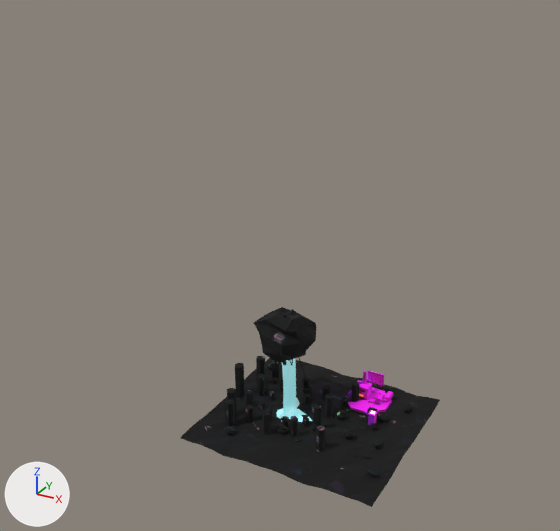
The Blender file blender/skills-landmark-bake.blend as it was, and as the next commit left it.
Both versions are drawn from a 50 mm lens placed at (38.0, -76.9, 59.2), pointed at (-3.7, -0.9, 21.3). The lights are fixed; the arrows at lower left show +X, +Y and +Z. The first picture is the older version.

In view in the first picture: 'skl_forge_merged', 'skl_ground_merged', 'skl_organics_merged', 'skl_waterfall_main' and 3 more.
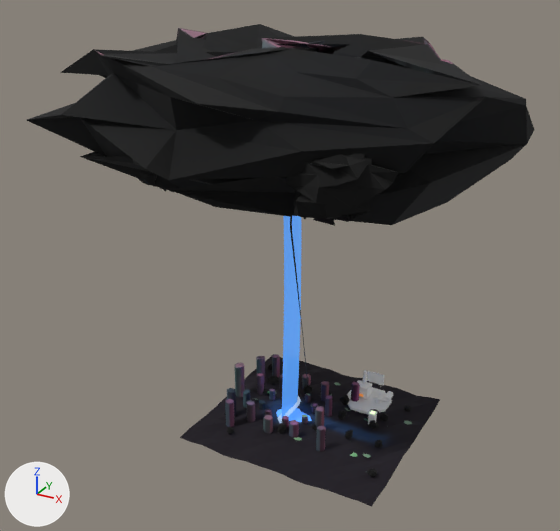
Location of each change, [x1, y1, x2, y2] in pixels of the pictures (560 x 531 px; the box of a moved part takes in the faces that stretch with it):
'skl_ground_merged', reshaped (95% wider, 141% taller)
    before: [181, 307, 440, 507]
    after: [27, 24, 534, 507]
'skl_waterfall_main', reshaped, recoloured (cyan to blue)
    before: [282, 359, 296, 416]
    after: [282, 216, 301, 417]
'skl_organics_merged', reshaped
    before: [224, 356, 413, 477]
    after: [224, 215, 412, 477]
'skl_forge_merged', surface changed (pink to white)
    both: [347, 371, 393, 424]
part 1 of me_skl_plateau, moved or reshaped
    before: [279, 375, 283, 390]
    after: [269, 389, 275, 401]
part 2 of me_skl_plateau, moved or reshaped
    before: [269, 391, 275, 401]
    after: [259, 400, 266, 410]
part 3 of me_skl_plateau, moved or reshaped
    before: [245, 404, 253, 423]
    after: [279, 374, 283, 391]
part 4 of me_skl_plateau, moved or reshaped
    before: [314, 405, 321, 430]
    after: [256, 373, 264, 395]
part 5 of me_skl_plateau, moved or reshaped
    before: [245, 390, 253, 406]
    after: [246, 400, 255, 423]
part 6 of me_skl_plateau, moved or reshaped
    before: [322, 385, 331, 402]
    after: [263, 415, 273, 434]
part 7 of me_skl_plateau, moved or reshaped
    before: [257, 374, 265, 396]
    after: [315, 406, 324, 431]
part 8 of me_skl_plateau, added
    after: [27, 24, 534, 225]
part 9 of me_skl_plateau, added
    after: [278, 153, 398, 226]
part 10 of me_skl_plateau, added
    after: [139, 171, 179, 192]
part 11 of me_skl_plateau, added
    after: [321, 381, 329, 402]
part 12 of me_skl_plateau, added
    after: [243, 389, 250, 408]
part 13 of me_skl_plateau, deleted
    before: [254, 307, 316, 365]
part 14 of me_skl_plateau, deleted
    before: [262, 411, 271, 435]
part 15 of me_skl_plateau, moved or reshaped
    before: [191, 356, 440, 507]
    after: [191, 354, 440, 507]
part 16 of me_skl_plateau, surface changed
    both: [181, 361, 415, 486]

The change, as a list of edits to the scene's bpy script:
```text
Change mat_skl_forge_baked_mat_001:
    remove mat_skl_forge_baked_mat_001.texture = img_bake_skl_forge
    add mat_skl_forge_baked_mat_001.base_color = (0.8, 0.8, 0.8)  # white #e7e7e7
Change me_skl_plateau:
    remove me_skl_plateau.from_pydata(...)  # 751 vertices, 802 faces; spans x -12.0..14.0, y -12.0..12.0, z -0.9..14.6
    add me_skl_plateau.from_pydata(...)  # 1481 vertices, 1482 faces; spans x -32.3..22.8, y -23.7..22.9, z -0.9..47.8
    me_skl_plateau part 1: the loose piece of 14 vertices spanning x -6.8..-5.6, y 3.8..4.9, z 0.0..1.9 is scaled about its middle by (0.731, 0.743, 0.799), then moved by (0.0, -3.1, -0.2)
    me_skl_plateau part 2: the loose piece of 14 vertices spanning x -6.6..-5.8, y 0.9..1.7, z 0.0..1.1 is turned -51.8 degrees about the z axis through its middle and scaled by 1.06, then moved by (0.0, -2.6, 0.0)
    me_skl_plateau part 3: the loose piece of 14 vertices spanning x -6.9..-5.7, y -5.0..-4.0, z 0.0..2.2 is turned -38.7 degrees about the z axis through its middle and scaled by 0.982, then moved by (0.2, 8.8, 0.0)
    me_skl_plateau part 4: the loose piece of 14 vertices spanning x 1.6..2.6, y -2.1..-1.2, z 0.0..3.2 is turned -49 degrees about the z axis through its middle and scaled by 0.951, then moved by (-10.4, 3.4, -0.1)
    me_skl_plateau part 5: the loose piece of 14 vertices spanning x -8.6..-7.6, y -2.1..-1.1, z 0.0..2.3 is scaled about its middle by (1.13, 1.15, 1.24), then moved by (1.9, -2.7, 0.3)
    me_skl_plateau part 6: the loose piece of 14 vertices spanning x -0.1..0.9, y 4.1..5.3, z 0.0..2.1 is moved by (-3.4, -10.1, 0.1)
    me_skl_plateau part 7: the loose piece of 14 vertices spanning x -8.7..-7.6, y 1.1..2.2, z 0.0..3.0 is turned -19.4 degrees about the z axis through its middle and scaled by 1.06, then moved by (10.6, -3.4, 0.1)
    me_skl_plateau part 8: a new loose piece of 182 vertices spanning x -32.3..22.8, y -23.7..22.9, z 29.4..47.8, in mat_skl_ground_baked_mat_001 (picture img_bake_skl_ground)
    me_skl_plateau part 9: a new loose piece of 182 vertices spanning x 3.9..15.1, y -18.4..-9.3, z 33.6..41.3, in mat_skl_ground_baked_mat_001 (picture img_bake_skl_ground)
    me_skl_plateau part 10: a new loose piece of 182 vertices spanning x -17.1..-9.1, y -14.7..-7.7, z 32.2..38.5, in mat_skl_ground_baked_mat_001 (picture img_bake_skl_ground)
    me_skl_plateau part 11: a new loose piece of 14 vertices spanning x -0.3..0.8, y 3.9..5.0, z 0.0..2.9, in mat_skl_ground_baked_mat_001 (picture img_bake_skl_ground)
    me_skl_plateau part 12: a new loose piece of 14 vertices spanning x -8.9..-7.8, y -2.2..-1.2, z 0.0..2.3, in mat_skl_ground_baked_mat_001 (picture img_bake_skl_ground)
    me_skl_plateau part 13: the loose piece of 90 vertices spanning x -6.9..0.7, y -3.5..3.4, z 7.1..14.6 is deleted
    me_skl_plateau part 14: the loose piece of 14 vertices spanning x -3.5..-2.5, y -6.3..-5.2, z 0.0..3.1 is deleted
    me_skl_plateau part 15: 15 vertices moved within x -12.0..12.4, y -12.0..12.0, z -0.7..0.2; 268 vertices removed from x -12.0..14.0, y -12.0..12.0, z -0.4..4.8; 268 vertices added at x -12.0..14.0, y -12.0..12.0, z -0.4..4.9
    me_skl_plateau part 16: 31 kept faces spanning x -12.0..14.0, y -12.0..12.0, z -0.8..0.3 get new texture (UV) coordinates
    other edits to the shape of me_skl_plateau do not show in these pictures
Change me_skl_waterfall_main:
    remove me_skl_waterfall_main.from_pydata(...)  # 209 vertices, 180 faces; spans x -3.32..-2.73, y -1.75..1.75, z -0.4..10.8
    remove me_skl_waterfall_main.materials.append(mat_skl_waterfall_main_mat)  # cyan #95d3e7, glowing cyan #6ca09b
    add me_skl_waterfall_main.from_pydata(...)  # 663 vertices, 600 faces; spans x -3.32..-2.41, y -2.25..2.25, z -0.4..46.0
    me_skl_waterfall_main part 17: 208 vertices removed from x -3.32..-2.73, y -1.75..1.75, z -0.4..10.8; 662 vertices added at x -3.32..-2.41, y -2.25..2.25, z -0.4..46.0
    add me_skl_waterfall_main.materials.append(mat_skl_waterfall_main_mat_001)  # blue #59a0ed, glowing blue #457cc4
Change me_skl_boulder_0_001:
    remove me_skl_boulder_0_001.from_pydata(...)  # 1549 vertices, 1230 faces; spans x -9.2..14.2, y -4.2..13.9, z -0.1..10.0
    add me_skl_boulder_0_001.from_pydata(...)  # 1984 vertices, 1440 faces; spans x -9.2..14.0, y -4.0..14.0, z -0.1..36.5
    me_skl_boulder_0_001 part 18: 52 vertices moved within x -8.4..13.6, y -3.1..13.6, z 0.0..1.1; 1195 vertices removed from x -9.2..14.2, y -4.2..13.9, z -0.1..10.0; 1630 vertices added at x -9.2..14.0, y -4.0..14.0, z -0.1..36.5
```
